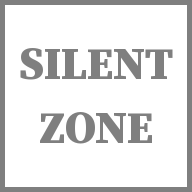
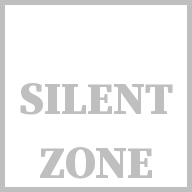
Layers edited between the first and the second 192 x 192 image:
added layer "Eingefügte Ebene" above "Hintergrund" over [20, 83, 173, 179]
painted on "Hintergrund" over [0, 0, 192, 192]
